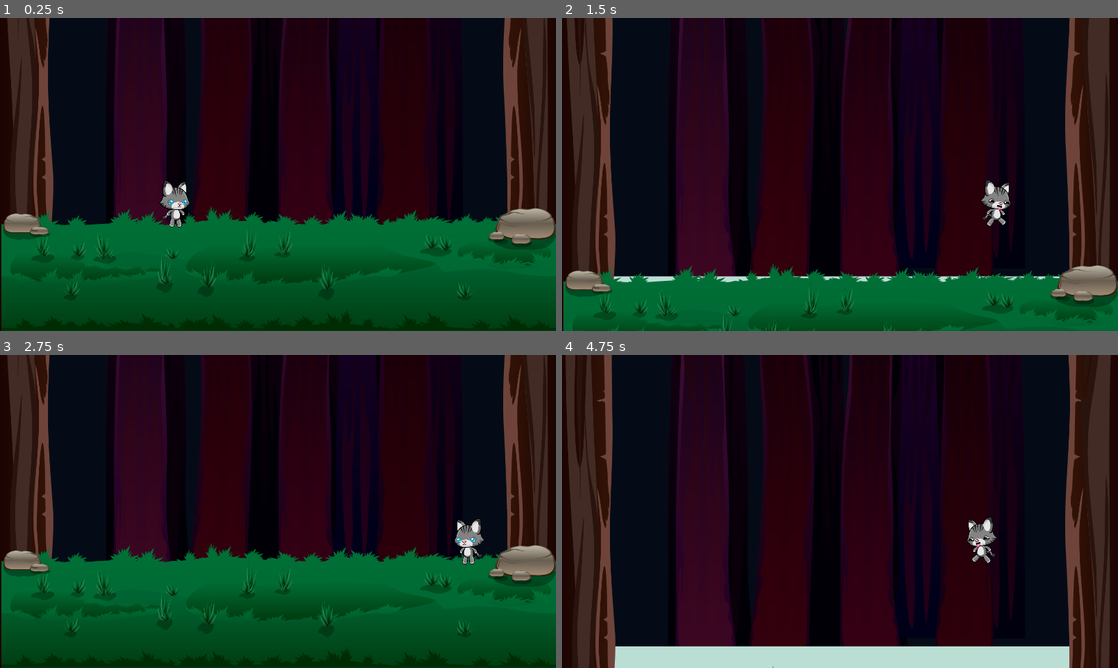
Above: before the commit, frames 1-4 (two rows, left to right).
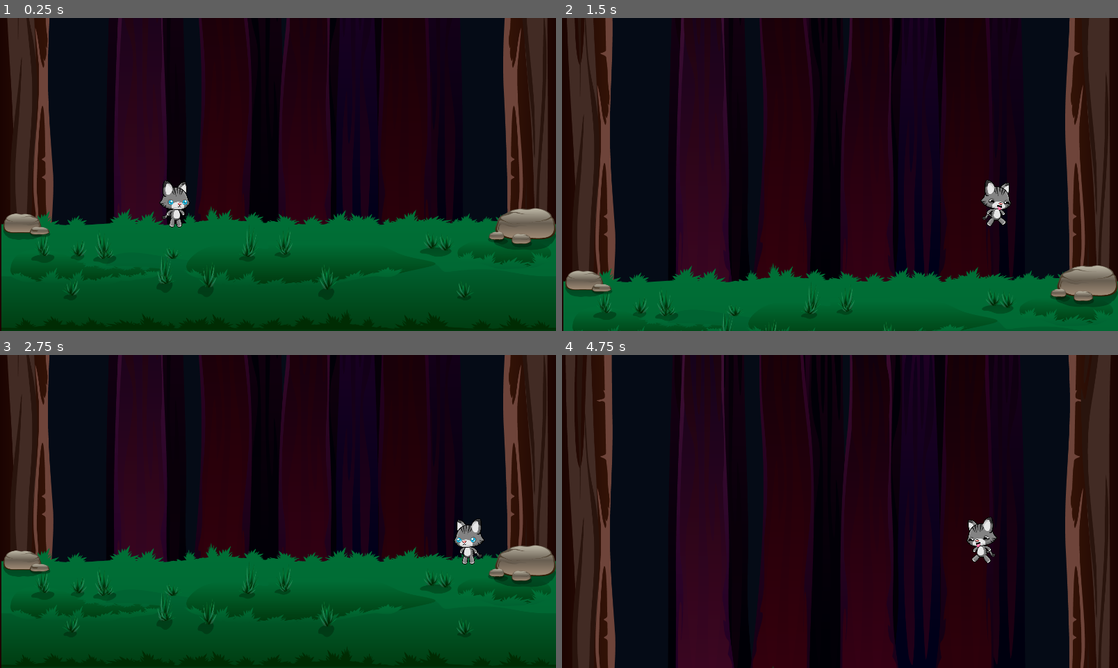
Above: after the commit, the same moments.

Repository: Pajammmy/jumpydoodle
Game: Godot game, scene res://forest_level.tscn
The game is run twice, just before and just after one commit, with the same random seed, the same clock (stepped at 60 frames per second) and the same inputs.
Inputs:
- Up to frame 1 (0.25 s): no input
- Up to frame 2 (1.5 s): hold Right (face_right) from 0.53 s (still down); tap R (extrahigh_jump) at 0.77 s
- Up to frame 3 (2.75 s): tap R (extrahigh_jump) at 1.52 s; release Right (face_right) at 2.03 s; hold Left (face_left) from 2.03 s (still down)
- Up to frame 4 (4.75 s): tap Enter at 2.75 s; release Left (face_left) at 2.78 s; hold Right (face_right) 2.78-4.28 s; tap R (extrahigh_jump) at 3.02, 3.77, 4.52 s; hold Left (face_left) from 4.28 s (still down)

The runs differ from the first frame. In frame 1, 0.6% of the frame differs, in the area x 20-82%, y 0-66%; in frame 2, 1.9%; in frame 3, 0.6%; in frame 4, 7.3%, in the area x 9-92%, y 0-100%.

Commit message:
changed background offsets

Diff:
--- a/desert_background.tscn
+++ b/desert_background.tscn
@@ -23,7 +23,7 @@
 
 [node name="Background" type="ParallaxLayer" parent="ParallaxBackground"]
 motion_scale = Vector2(0.5, 0.5)
-motion_offset = Vector2(0, 500)
+motion_offset = Vector2(0, 550)
 
 [node name="Sprite2D" type="Sprite2D" parent="ParallaxBackground/Background"]
 texture = ExtResource("1_fbn37")
--- a/forest_background.tscn
+++ b/forest_background.tscn
@@ -21,7 +21,7 @@
 
 [node name="Background" type="ParallaxLayer" parent="ParallaxBackground"]
 motion_scale = Vector2(0.5, 0.5)
-motion_offset = Vector2(0, 500)
+motion_offset = Vector2(0, 600)
 
 [node name="Sprite2D" type="Sprite2D" parent="ParallaxBackground/Background"]
 texture = ExtResource("1_sfw60")
